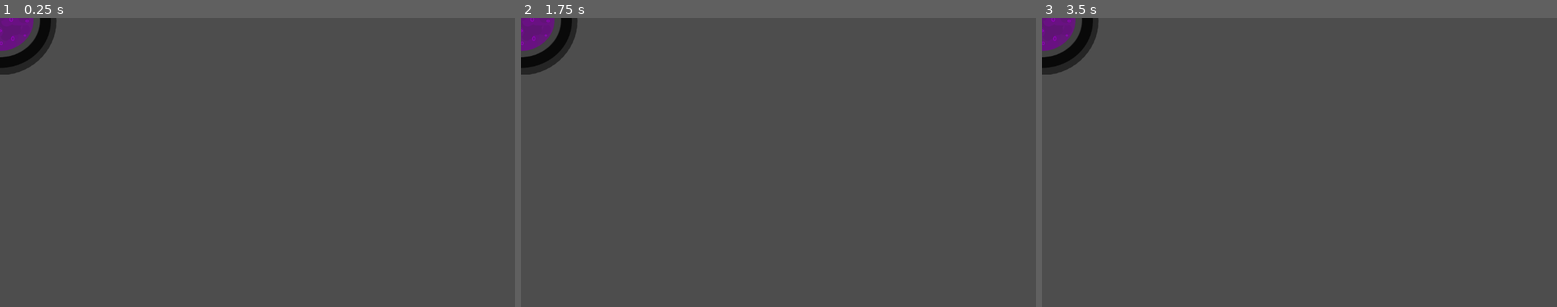
Above: before the commit, frames 1-3 (left to right).
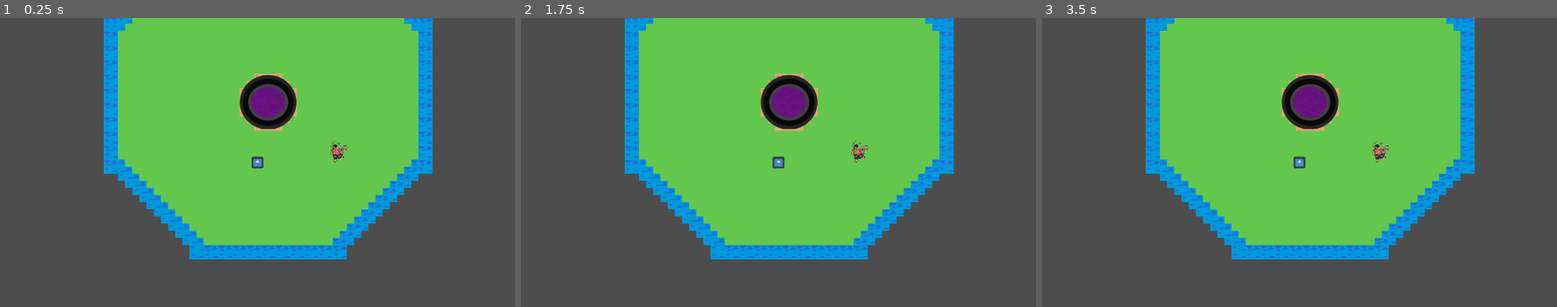
Above: after the commit, the same moments.

Repository: archimbald4488/FGJ2025
Game: Godot game, scene res://scenes/map.tscn
Same seed, same stepped clock (60 frames per second), same inputs: the game is played once before the commit and once after it. Before the commit the project starts from res://Cauldron.tscn. The engine's default icon, where the game draws it, is replaced by a stand-in: a white triangle on a blue panel in a dark square.
Inputs:
- Up to frame 1 (0.25 s): no input
- Up to frame 2 (1.75 s): tap Enter at 0.5 s; tap Space at 1.25 s
- Up to frame 3 (3.5 s): tap Enter at 2 s; tap Space at 2.75 s

The runs differ from the first frame. In frame 1, 49% of the frame differs, in the area x 0-85%, y 0-84%; in frame 2, 49%; in frame 3, 49%.

Commit message:
Removed the cauldron in the wrong blace again

Diff:
--- a/Cauldron.tscn
+++ /dev/null
@@ -1,101 +0,0 @@
-[gd_scene load_steps=9 format=3 uid="uid://drnvdf4d3bahy"]
-
-[ext_resource type="Texture2D" uid="uid://cngrp6v3qixdy" path="res://assets/Booli/Cauldron0.png" id="1_kqjx5"]
-[ext_resource type="Texture2D" uid="uid://7wecr3a3uu75" path="res://assets/Booli/Cauldron1.png" id="2_4dqvn"]
-[ext_resource type="Texture2D" uid="uid://cq004j5ayfomk" path="res://assets/Booli/Cauldron2.png" id="3_6by4c"]
-
-[sub_resource type="PhysicsMaterial" id="PhysicsMaterial_ail4e"]
-
-[sub_resource type="CircleShape2D" id="CircleShape2D_0mxaf"]
-radius = 60.0
-
-[sub_resource type="ParticleProcessMaterial" id="ParticleProcessMaterial_b6e5c"]
-lifetime_randomness = 0.7
-particle_flag_disable_z = true
-emission_shape = 1
-emission_sphere_radius = 72.9
-angle_min = 1.07288e-05
-angle_max = 1.07288e-05
-inherit_velocity_ratio = 1.0
-velocity_pivot = Vector3(0, 1, 0)
-direction = Vector3(0, -1e+10, 0)
-spread = 180.0
-initial_velocity_min = 16.13
-initial_velocity_max = 382.33
-gravity = Vector3(0, 0, 0)
-linear_accel_min = -27.96
-linear_accel_max = 19.35
-radial_accel_min = -39.44
-radial_accel_max = 32.39
-turbulence_enabled = true
-
-[sub_resource type="SpriteFrames" id="SpriteFrames_f4tfd"]
-animations = [{
-"frames": [{
-"duration": 1.0,
-"texture": ExtResource("1_kqjx5")
-}, {
-"duration": 1.0,
-"texture": ExtResource("2_4dqvn")
-}, {
-"duration": 1.0,
-"texture": ExtResource("3_6by4c")
-}],
-"loop": true,
-"name": &"default",
-"speed": 5.0
-}]
-
-[sub_resource type="ParticleProcessMaterial" id="ParticleProcessMaterial_wjxo0"]
-particle_flag_disable_z = true
-emission_shape = 2
-emission_sphere_radius = 34.2
-angle_min = -720.0
-angle_max = 720.0
-spread = 46.255
-gravity = Vector3(0, 0, 0)
-linear_accel_min = -59.15
-linear_accel_max = 25.35
-
-[node name="Cauldron" type="Node2D"]
-
-[node name="StaticBody2D" type="StaticBody2D" parent="."]
-use_parent_material = true
-scale = Vector2(2, 2)
-collision_layer = 8
-physics_material_override = SubResource("PhysicsMaterial_ail4e")
-
-[node name="CollisionShape2D" type="CollisionShape2D" parent="StaticBody2D"]
-shape = SubResource("CircleShape2D_0mxaf")
-
-[node name="SmokeParticles" type="GPUParticles2D" parent="StaticBody2D"]
-process_mode = 3
-physics_interpolation_mode = 2
-modulate = Color(0.529412, 0.509804, 0.529412, 0.396078)
-top_level = true
-scale = Vector2(0.5, 0.463499)
-process_material = SubResource("ParticleProcessMaterial_b6e5c")
-lifetime = 4.0
-preprocess = 0.5
-speed_scale = 0.5
-explosiveness = 0.7
-randomness = 1.0
-trail_enabled = true
-trail_lifetime = 0.4
-trail_sections = 14
-
-[node name="AnimatedSprite2D" type="AnimatedSprite2D" parent="StaticBody2D"]
-position = Vector2(0, -0.5)
-scale = Vector2(0.5, 0.5)
-sprite_frames = SubResource("SpriteFrames_f4tfd")
-frame_progress = 0.182466
-
-[node name="RuikkuParticles" type="GPUParticles2D" parent="StaticBody2D"]
-modulate = Color(0.6, 0.145098, 0.454902, 0.815686)
-self_modulate = Color(0.815686, 0.270588, 0.686275, 0.882353)
-position = Vector2(0, -1)
-process_material = SubResource("ParticleProcessMaterial_wjxo0")
-speed_scale = 0.75
-explosiveness = 0.35
-randomness = 1.0
-trail_enabled = true
--- a/project.godot
+++ b/project.godot
@@ -11,7 +11,7 @@
 [application]
 
 config/name="fgj2025"
-run/main_scene="res://Cauldron.tscn"
+run/main_scene="res://scenes/map.tscn"
 config/features=PackedStringArray("4.3", "Forward Plus")
 config/icon="res://icon.svg"
 
--- a/scenes/Cauldron.tscn
+++ b/scenes/Cauldron.tscn
@@ -89,7 +89,7 @@
 scale = Vector2(0.5, 0.5)
 sprite_frames = SubResource("SpriteFrames_f4tfd")
 autoplay = "default"
-frame_progress = 0.169864
+frame_progress = 0.344393
 
 [node name="RuikkuParticles" type="GPUParticles2D" parent="StaticBody2D"]
 modulate = Color(0.6, 0.145098, 0.454902, 0.815686)
--- a/scenes/map.tscn
+++ b/scenes/map.tscn
@@ -1,8 +1,9 @@
-[gd_scene load_steps=6 format=3 uid="uid://hmga23hvrsvb"]
+[gd_scene load_steps=7 format=3 uid="uid://hmga23hvrsvb"]
 
 [ext_resource type="Texture2D" uid="uid://b5hsebu8w1nbh" path="res://assets/Sunnyside assets/TILESET/SunnysideWorld_Tileset_V0.1.png" id="1_lkicu"]
 [ext_resource type="PackedScene" uid="uid://dq1xnliwhi688" path="res://scenes/player/player.tscn" id="2_2hccj"]
 [ext_resource type="PackedScene" uid="uid://d4lg643btasi1" path="res://scenes/enemies/lisko_enemy.tscn" id="3_3orv7"]
+[ext_resource type="PackedScene" uid="uid://ni0bal3rv040" path="res://scenes/Cauldron.tscn" id="4_h5mq3"]
 
 [sub_resource type="TileSetAtlasSource" id="TileSetAtlasSource_0sjg1"]
 texture = ExtResource("1_lkicu")
@@ -446,11 +447,15 @@
 [node name="Player" parent="." instance=ExtResource("2_2hccj")]
 position = Vector2(-25, 136)
 scale = Vector2(0.2, 0.2)
+script = null
 
 [node name="Camera2D" type="Camera2D" parent="Player"]
 position_smoothing_enabled = true
-
 
 [node name="LiskoEnemy" parent="." instance=ExtResource("3_3orv7")]
 position = Vector2(155, 112)
 scale = Vector2(0.1, 0.1)
+
+[node name="Cauldron" parent="." instance=ExtResource("4_h5mq3")]
+position = Vector2(-1, -2)
+scale = Vector2(0.5, 0.5)
